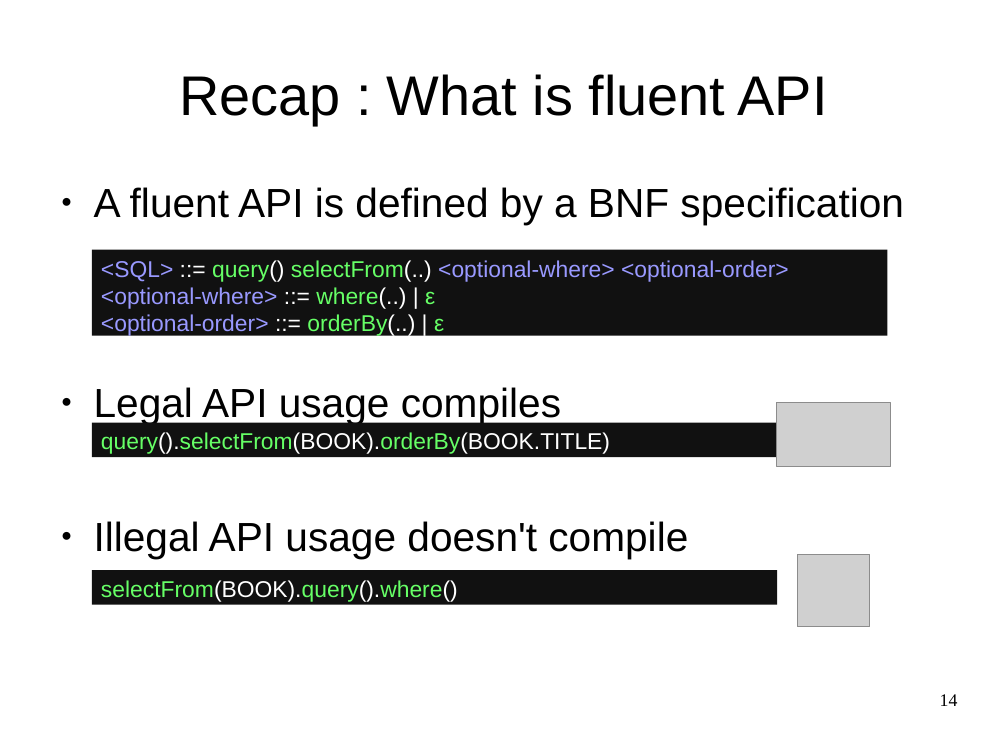
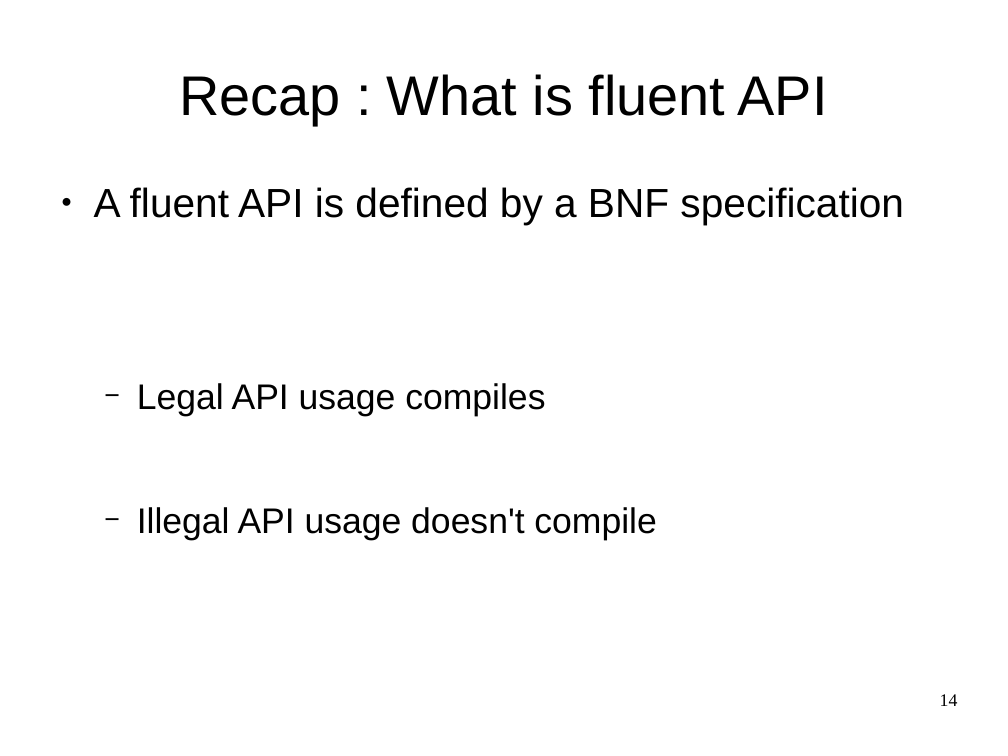
Before and after one commit to OriRoth/fling, a slide deck: slide 14 of Manuscripts/Thesis Seminar/Thesis Seminar.odp. Drawn at 1008x756 pixels with LibreOffice and Linux fonts; fonts in the diff are those of the drawing; grey boxes stand for pictures. Boxes give left, top, right and bottom in pixels: in the first picture for what was removed or moved away, otherwise in the second. Text is boxed around its words. In the diff, an @@ line names an element or a change of style, - is before the commit and + after.

```diff
--- a/Manuscripts/Thesis Seminar/Thesis Seminar.odp
+++ b/Manuscripts/Thesis Seminar/Thesis Seminar.odp
@@ rectangle removed at (92,250,888,336) @@
-<SQL> ::= query() selectFrom(..) <optional-where> <optional-order>
-<optional-where> ::= where(..) | ε
-<optional-order> ::= orderBy(..) | ε
@@ text at (137,383,656,540): size 32 to 28 pt in "Legal API usage compiles", "Illegal API usage doesn't compile"; bullet ● to −; list level 1 to 2 in "Legal API usage compiles"; list level 1 to 2 in "Illegal API usage doesn't compile" @@
@@ picture removed at (777,402,891,466) @@
@@ rectangle removed at (92,423,888,457) @@
-query().selectFrom(BOOK).orderBy(BOOK.TITLE)
@@ picture removed at (798,554,870,627) @@
@@ rectangle removed at (92,571,777,606) @@
-selectFrom(BOOK).query().where()
```
Also in this commit, not shown: 1 other slide changed, 3 slides added.
